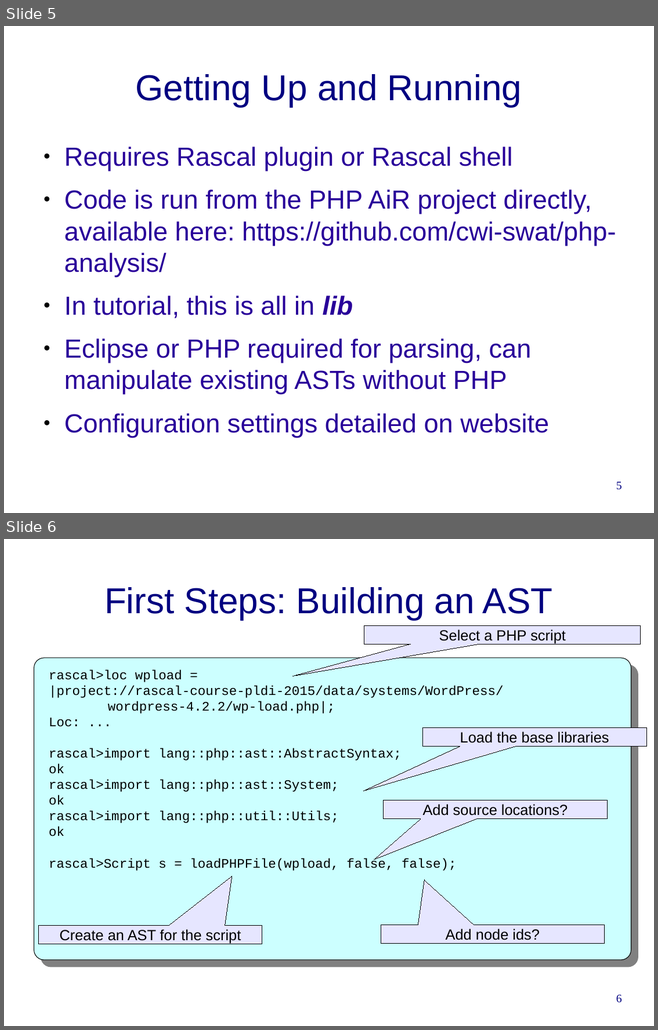
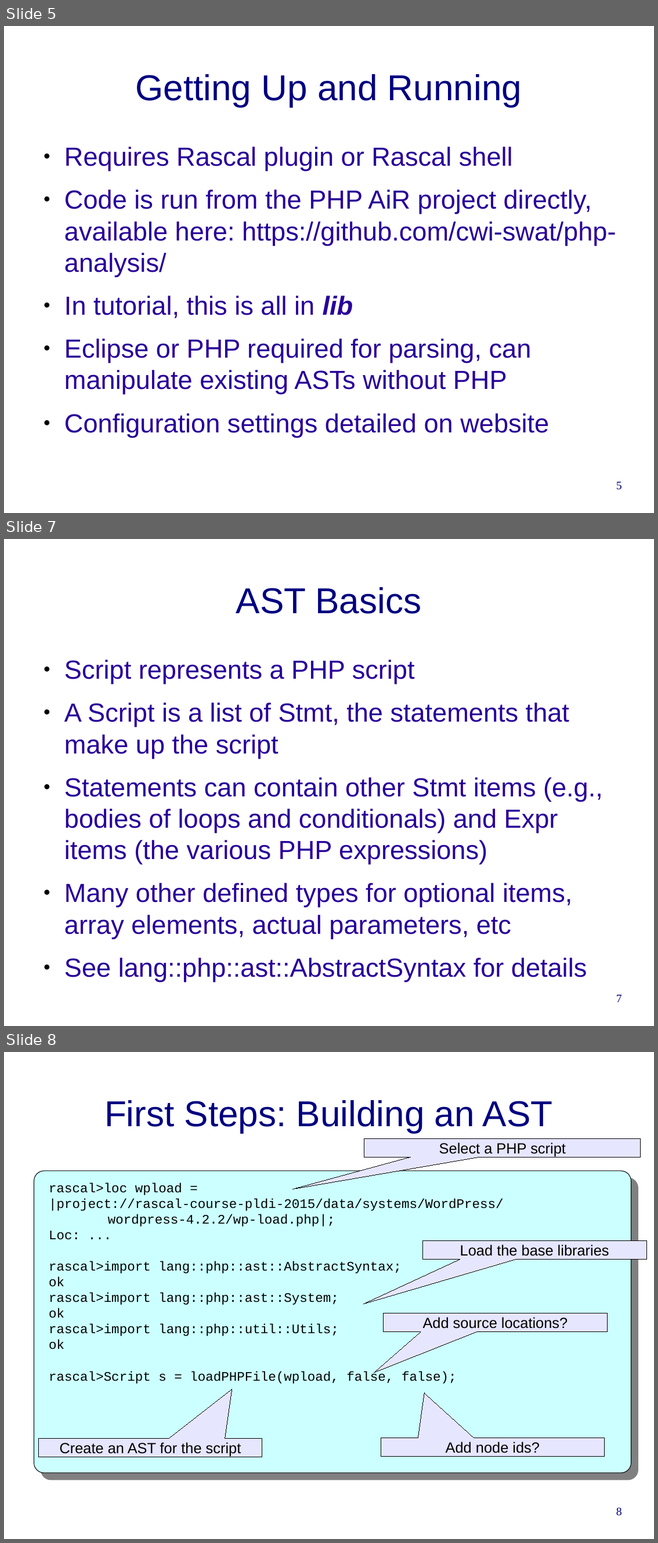
Before and after one commit to cwi-swat/rascal-course-pldi-2015, a slide deck: presentations/PHP-analysis.odp. Shown one above the other, each under a label of ours: slides 5 and 6 before the commit, slides 5, 7 and 8 after it; the slides between them are not shown. The pictures are 658x1030 and 658x1543 pixels, drawn with LibreOffice and Linux fonts; fonts in the diff are those of the drawing; background and template pictures are left out. Boxes give left, top, right and bottom in pixels: in the first picture for what was removed or moved away, otherwise in the second. Text is boxed around its words. In the diff, an @@ line names an element or a change of style, - is before the commit and + after.

Commit message:
Added some details on AST, summarized additional analysis support

```diff
--- a/presentations/PHP-analysis.odp
+++ b/presentations/PHP-analysis.odp
@@ slide 7 added at (4,539,654,1026), background #FFFFFF @@
@@ title added at (236,587,422,614), 44 pt, text #000080 @@
+AST Basics
@@ text added at (64,660,603,982), 32 pt, text #280099 @@
+● Script represents a PHP script
+● A Script is a list of Stmt, the statements that make up the script
+● Statements can contain other Stmt items (e.g., bodies of loops and conditionals) and Expr items (the various PHP expressions)
+● Many other defined types for optional items, array elements, actual parameters, etc
+● See lang::php::ast::AbstractSyntax for details
@@ page number added at (616,995,622,1002), 14 pt, text #000080 @@
+7
@@ what was slide 6 is now slide 8 @@
@@ page number at (616,1508,622,1516): text changed @@
-6
+8
```
Also in this commit, not shown: 8 slides changed, 2 other slides added, 4 slides removed.
